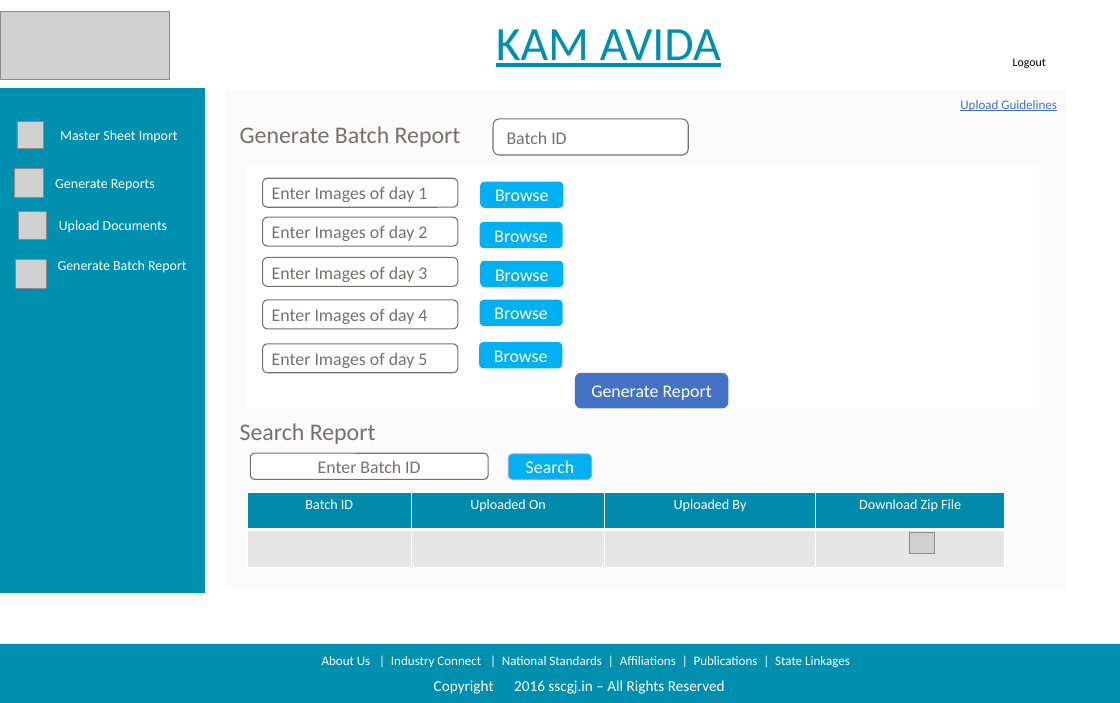
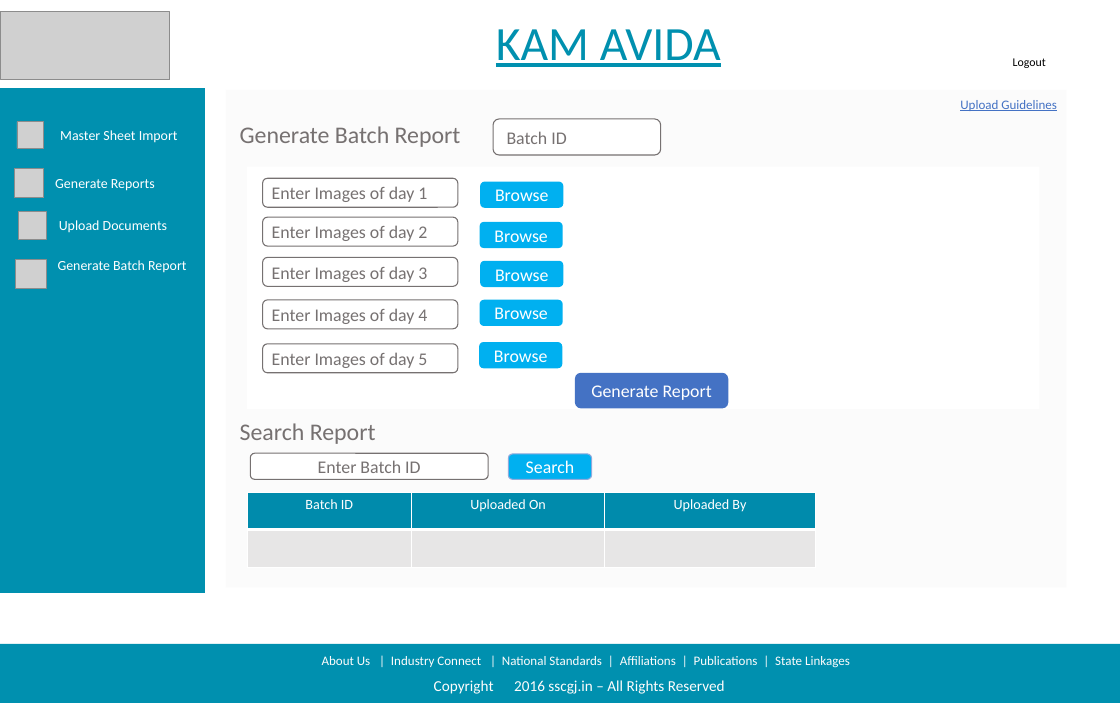
Before and after one commit to sarthakbhutani/NSKFDC-App, a slide deck: slide 10 of Requirements/Product Backlog/Screen Designs/Screen Design Deck/Updated Designs.pptx (slide 9 before the commit). Drawn at 1120x703 pixels with LibreOffice and Linux fonts; fonts in the diff are those of the drawing; grey boxes stand for pictures; background and template pictures are left out. Boxes give left, top, right and bottom in pixels: in the first picture for what was removed or moved away, otherwise in the second. Text is boxed around its words. In the diff, an @@ line names an element or a change of style, - is before the commit and + after.

```diff
--- a/Requirements/Product Backlog/Screen Designs/Screen Design Deck/Updated Designs.pptx
+++ b/Requirements/Product Backlog/Screen Designs/Screen Design Deck/Updated Designs.pptx
@@ rounded rectangle "Batch ID": place and size @@
-rounded rectangle "Batch ID" at [493,119,689,155]
+rounded rectangle "Batch ID" at [493,119,660,155]
@@ table at [247,492,815,567] @@
-column 4: Download Zip File | 
@@ table: place and size @@
-table at [247,492,1004,567]
+table at [247,492,815,567]
@@ picture removed at [909,533,935,553] @@
```
Also in this commit, not shown: 9 other slides changed, 1 slide added, 1 other file.
